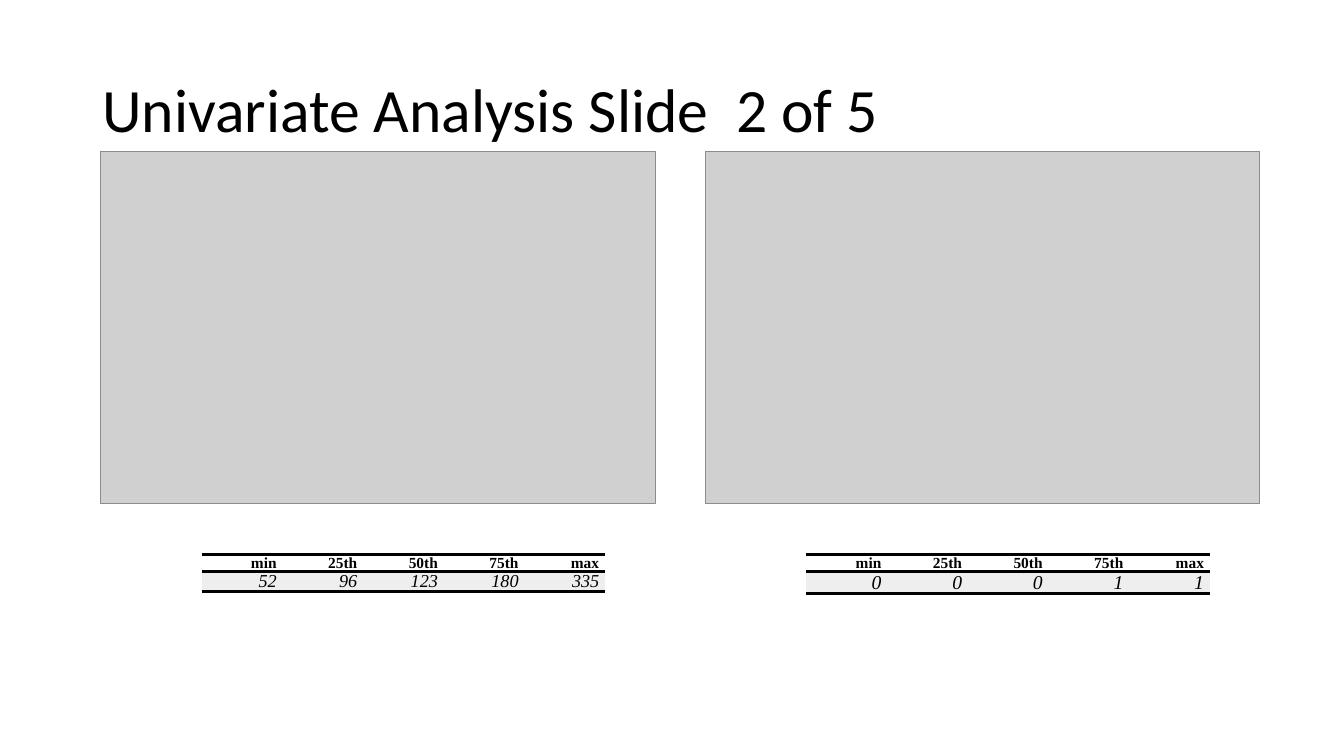
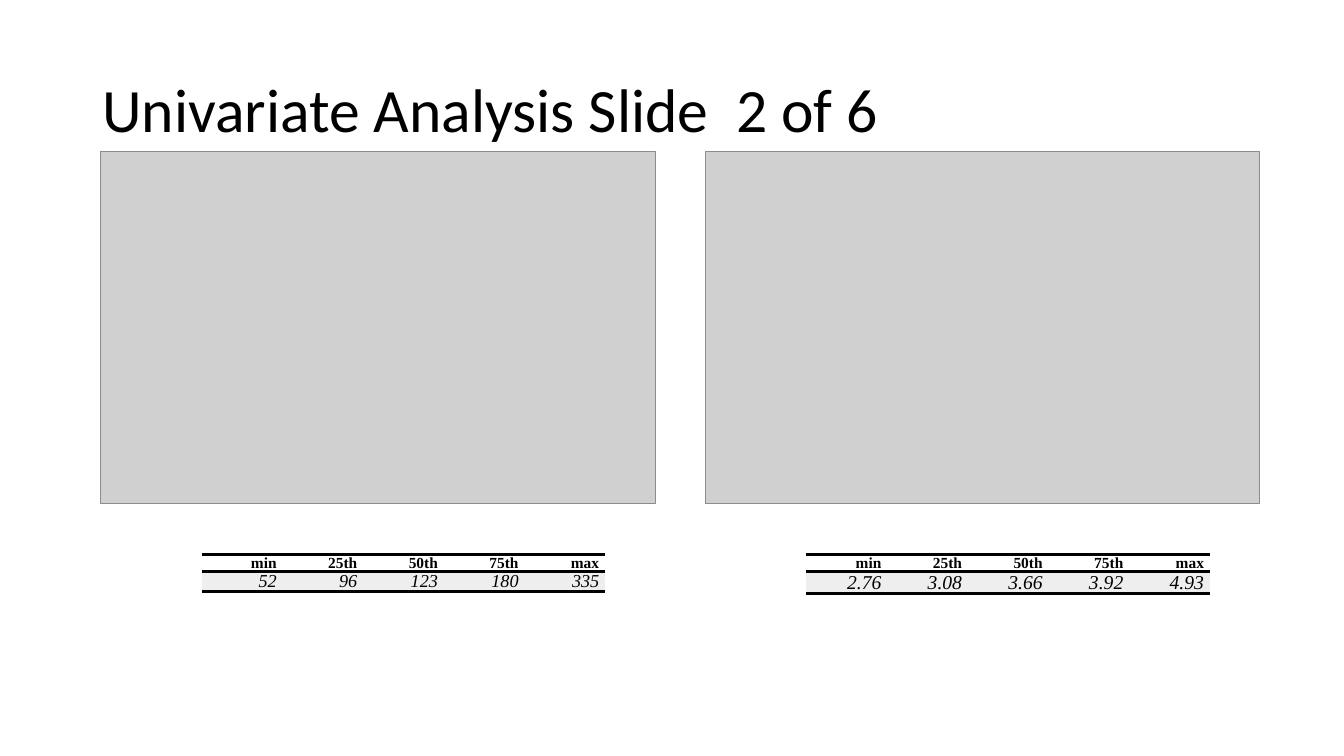
Before and after one commit to chris-billingham/R_code, a slide deck: slide 4 of Shinydashboard/titanic_exp_report.pptx. Drawn at 1344x756 pixels with LibreOffice and Linux fonts; fonts in the diff are those of the drawing; grey boxes stand for pictures. Boxes give left, top, right and bottom in pixels: in the first picture for what was removed or moved away, otherwise in the second. Text is boxed around its words. In the diff, an @@ line names an element or a change of style, - is before the commit and + after.

```diff
--- a/Shinydashboard/titanic_exp_report.pptx
+++ b/Shinydashboard/titanic_exp_report.pptx
@@ title at [102, 89, 877, 142]: text changed @@
-Univariate Analysis Slide 2 of 5
+Univariate Analysis Slide 2 of 6
@@ table at [807, 555, 1210, 756] @@
-row 2: 0 | 0 | 0 | 1 | 1
+row 2: 2.76 | 3.08 | 3.66 | 3.92 | 4.93
```
Also in this commit, not shown: 9 other slides changed, 2 slides added, 5 other files.
